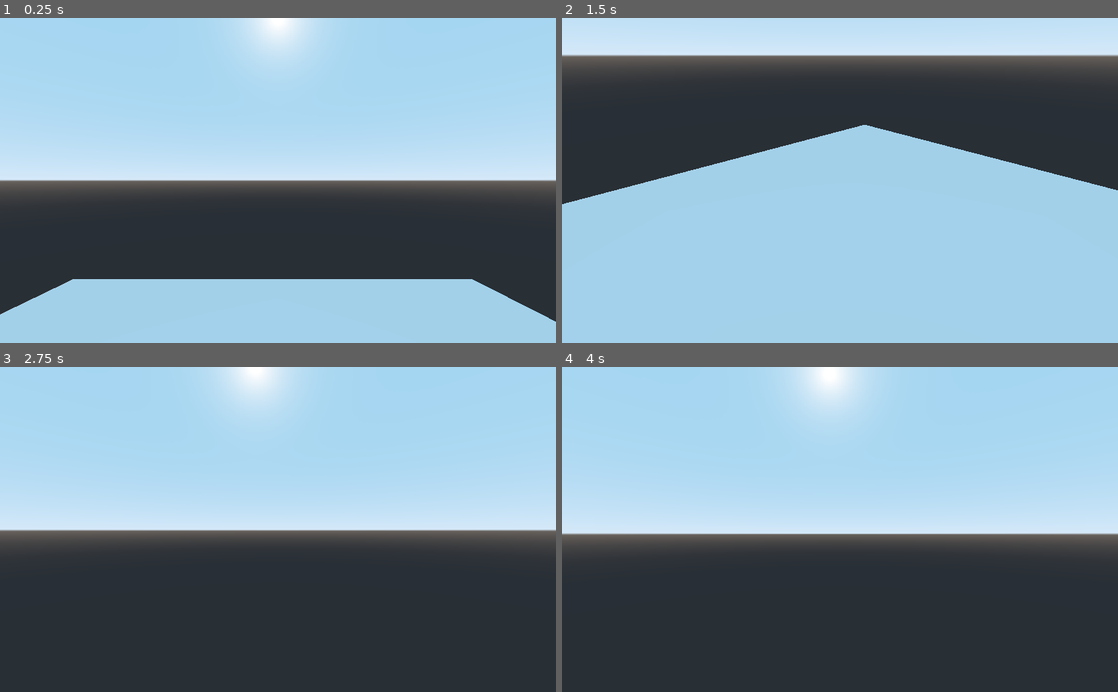
Above: before the commit, frames 1-4 (two rows, left to right).
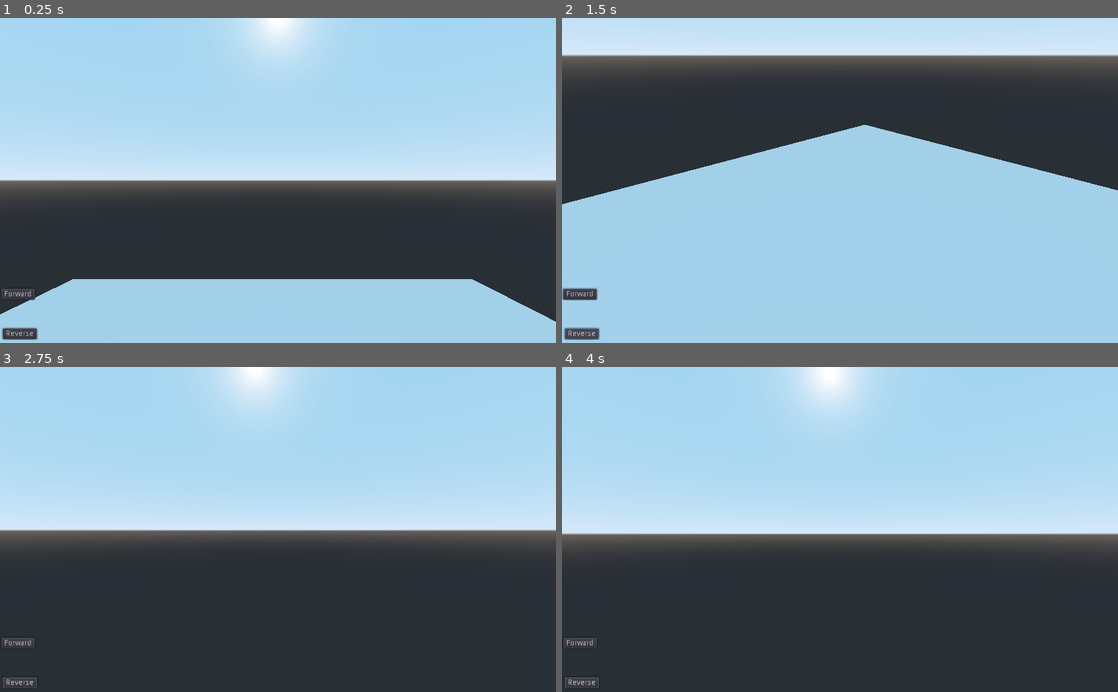
Above: after the commit, the same moments.

Repository: bd9lut935a/vt3
Game: Godot game, scene res://main.tscn
Same seed, same stepped clock (60 frames per second), same inputs: the game is played once before the commit and once after it.
Inputs (mouse positions are in pixels of both pictures, inside the frame that each line leads up to):
- Up to frame 1 (0.25 s): no input
- Up to frame 2 (1.5 s): click (578, 294) at 0.5 s, where only the run after the commit has a clickable "Forward"; click (584, 333) at 1.25 s, where only the run after the commit has a clickable "Reverse"
- Up to frame 3 (2.75 s): tap Enter (ui_accept) at 2, 2.27, 2.3, 2.57 s; move the mouse to (305, 529) at 2.02 s; hold Up (ui_up) from 2.03 s (still down); tap F at 2.1 s; click (305, 529) at 2.17 s
- Up to frame 4 (4 s): keep holding Up (ui_up); tap Enter (ui_accept) at 2.75, 2.85, 3.02, 3.32, 3.5, 3.8 s; move the mouse to (812, 529) at 2.77 s; click (812, 529) at 2.92 s; tap F at 3.05, 3.6 s; move the mouse to (851, 523) at 3.52 s; click (851, 523) at 3.67 s

The runs differ from the first frame. In frame 1, 0.3% of the frame differs, in the area x 0-7%, y 83-100%; in frame 2, 0.5%, in the area x 0-99%, y 33-100%; in frame 3, 0.2%; in frame 4, 0.2%.

Commit message:
added: mobile buttons for forward and reverse

Diff:
--- a/src/fpv.gd
+++ b/src/fpv.gd
@@ -14,44 +14,54 @@
 var velocity = Vector3.ZERO
 var fly_mode = false
 
+var move_forward = false
+var move_backward = false
+var mouse_locked = false
+
 onready var cam = $Camera
 onready var shape = $CollisionShape
-
+onready var forward_btn = $"/root/Main/MobileControls/Forward"
+onready var reverse_btn = $"/root/Main/MobileControls/Reverse"
 
 func _ready():
+	# Player collision capsule
 	var capsule = CapsuleShape.new()
 	capsule.height = PLAYER_HEIGHT
 	capsule.radius = PLAYER_RADIUS
 	shape.shape = capsule
 	cam.translation.y = CAMERA_HEIGHT
 
-	# No more capture requirements
-	print("FPV: Running in capture-free mode.")
+	# Connect signals (optional, still safe)
+	if forward_btn:
+		forward_btn.connect("pressed", self, "_on_forward_pressed")
+		forward_btn.connect("released", self, "_on_forward_released")
+	if reverse_btn:
+		reverse_btn.connect("pressed", self, "_on_reverse_pressed")
+		reverse_btn.connect("released", self, "_on_reverse_released")
+
+
+func _process(delta):
+	# Poll button states to avoid sticky movement
+	if forward_btn:
+		move_forward = forward_btn.is_pressed()
+	if reverse_btn:
+		move_backward = reverse_btn.is_pressed()
 
 
 func _input(event):
-	# --- Toggle fly mode ---
-	if event is InputEventKey and event.is_pressed():
-		if event.scancode == KEY_F:
-			fly_mode = !fly_mode
+	# --- Fly toggle ---
+	if event is InputEventKey and event.is_pressed() and event.scancode == KEY_F:
+		fly_mode = !fly_mode
 
-	# --- Desktop mouse motion ---
-	if event is InputEventMouseMotion:
-		_apply_look(event.relative)
-
-	# --- Mobile touch drag (becomes look movement) ---
-	if event is InputEventScreenDrag:
+	# --- Look input ---
+	if event is InputEventMouseMotion or event is InputEventScreenDrag:
 		_apply_look(event.relative)
 
 
 func _apply_look(relative):
 	if relative.length_squared() == 0:
 		return
-
-	# Horizontal look (yaw)
 	rotate_y(deg2rad(-relative.x * mouse_sensitivity))
-
-	# Vertical look (pitch)
 	cam.rotate_x(deg2rad(-relative.y * mouse_sensitivity))
 	cam.rotation_degrees.x = clamp(cam.rotation_degrees.x, -85, 85)
 
@@ -59,10 +69,10 @@
 func _physics_process(delta):
 	var direction = Vector3.ZERO
 
-	# Desktop or onscreen button mappings
-	if Input.is_action_pressed("ui_up"):
+	# Movement from keyboard or mobile buttons
+	if Input.is_action_pressed("ui_up") or move_forward:
 		direction -= transform.basis.z
-	if Input.is_action_pressed("ui_down"):
+	if Input.is_action_pressed("ui_down") or move_backward:
 		direction += transform.basis.z
 	if Input.is_action_pressed("ui_left"):
 		direction -= transform.basis.x
@@ -82,14 +92,23 @@
 			velocity.y = 0
 
 		velocity = move_and_slide(velocity, Vector3.UP)
-
 	else:
 		velocity.x = direction.x * speed
 		velocity.z = direction.z * speed
 		velocity.y += gravity * delta
 
-		if is_on_floor():
-			if Input.is_action_just_pressed("ui_accept"):
-				velocity.y = jump_strength
+		if is_on_floor() and Input.is_action_just_pressed("ui_accept"):
+			velocity.y = jump_strength
 
 		velocity = move_and_slide(velocity, Vector3.UP)
+
+
+# --- Optional signal callbacks (for reference) ---
+func _on_forward_pressed():
+	pass
+func _on_forward_released():
+	pass
+func _on_reverse_pressed():
+	pass
+func _on_reverse_released():
+	pass
--- a/src/main.gd
+++ b/src/main.gd
@@ -5,9 +5,7 @@
 
 func _ready():
 	is_mobile = OS.has_touchscreen_ui_hint()
-	print("=== RAW INPUT TEST ACTIVE ===")
-	print("MOBILE?: ", is_mobile)
-	print("Mouse mode:", Input.get_mouse_mode())
+
 
 func _unhandled_input(event):
 	# Mobile: ignore capture/lock entirely
@@ -24,25 +22,13 @@
 		if event is InputEventMouseButton and event.button_index == BUTTON_LEFT and event.pressed:
 			Input.set_mouse_mode(Input.MOUSE_MODE_CAPTURED)
 			mouse_locked = true
-			print("Mouse locked!")
 
 	# --- Unlock on ESC ---
 	if mouse_locked and event.is_action_pressed("ui_cancel"):
 		Input.set_mouse_mode(Input.MOUSE_MODE_VISIBLE)
 		mouse_locked = false
-		print("Mouse unlocked!")
-
-
-	# --- Debug logs ---
-	if event is InputEventMouseMotion:
-		print("MOUSE MOTION:", event.relative)
 
 
 func _handle_mobile_input(event):
-	# Mobile: just log events
-	if event is InputEventMouseMotion:
-		print("MOUSE MOTION:", event.relative)
-	if event is InputEventScreenDrag:
-		print("SCREEN DRAG:", event.relative)
-	if event is InputEventScreenTouch:
-		print("TOUCH:", "pressed" if event.pressed else "released", "index:", event.index)
+	# Mobile: no pointer lock, no prints
+	pass
--- a/src/main.tscn
+++ b/src/main.tscn
@@ -12,3 +12,19 @@
 
 [node name="FPV" parent="." instance=ExtResource( 1 )]
 transform = Transform( 1, 0, 0, 0, 1, 0, 0, 0, 1, -0.505706, 1.55889, -0.234156 )
+
+[node name="MobileControls" type="CanvasLayer" parent="."]
+
+[node name="Forward" type="Button" parent="MobileControls"]
+margin_left = 2.0
+margin_top = 500.0
+margin_right = 64.0
+margin_bottom = 520.0
+text = "Forward"
+
+[node name="Reverse" type="Button" parent="MobileControls"]
+margin_left = 5.0
+margin_top = 573.0
+margin_right = 68.0
+margin_bottom = 593.0
+text = "Reverse"
Not shown, changed: docs/index.html
Not shown, changed: docs/index.pck
